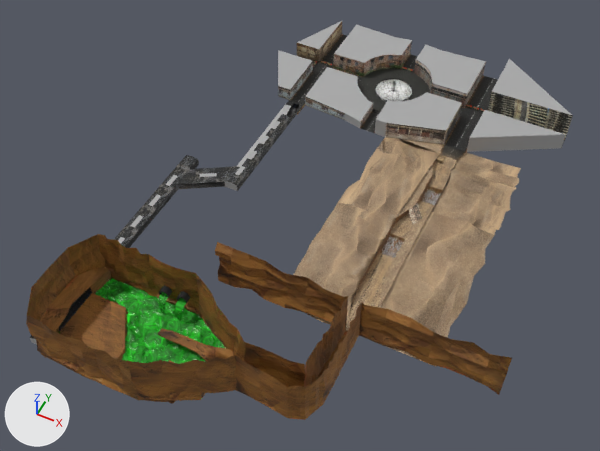
A saved change to the OBJ model MadMetal/Assets/Models/trackv3.obj.
Camera for both pictures: a 50 mm camera at (585.0, -2783.0, 2443.0) aimed at (-388.0, -837.0, 11.0). The lights are fixed; the arrows at lower left show +X, +Y and +Z. Where no turn or scale is listed for an object, it has been applied to the vertices. Vertices at the same position are counted once.
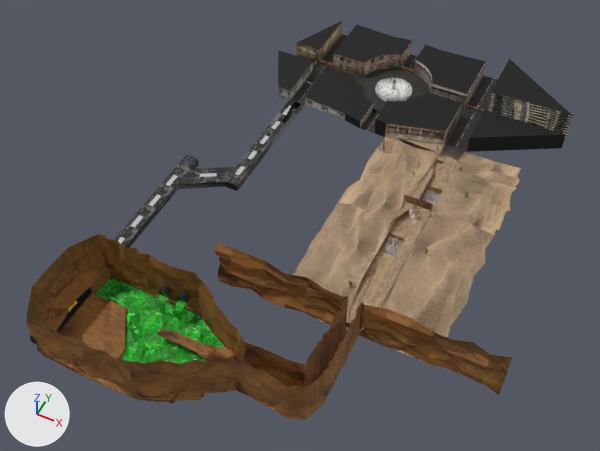
What changed in the scene script:
```text
Change mat_material:
    mat_material.texture: img_broken_building_6_jpg -> img_desert_1_jpg
Change mat_material_none:
    mat_material_none.base_color: (0.398, 0.398, 0.398) -> (0.0, 0.0, 0.0)  # grey #a9a9a9 -> black #000000
Add mat_material_seamless_concrete_texture_arrow_jpg:
    mat_material_seamless_concrete_texture_arrow_jpg = principled_material('Material_seamless_concrete_texture_arrow.jpg')
    mat_material_seamless_concrete_texture_arrow_jpg.texture = img_seamless_concrete_texture_arrow_jpg
    mat_material_seamless_concrete_texture_arrow_jpg.roughness = 0.69
Change me_plane_000:
    remove me_plane_000.from_pydata(...)  # 160 vertices, 128 faces; spans x -462.0..-294.0, y 21.0..189.0, z 0.0..50.0
    remove me_plane_000.materials.append(mat_none_clearcoat_tga)  # picture img_clearcoat_tga
    add me_plane_000.from_pydata(...)  # 128 vertices, 96 faces; spans x -462.0..-294.0, y 21.0..189.0, z 0.0..60.0
    me_plane_000 part 1
    32 vertices are removed from x -462.0..-294.0, y 21.0..189.0, z 7.0
    32 faces are deleted
    96 vertices in x -462.0..-294.0, y 21.0..189.0, z 2.0..50.0 move by (0.0, 0.0, 10.0)
    1 vertex moves within x -462.0, y 105.0, z 0.0
    me_plane_000 part 2: 31 kept faces spanning x -462.0..-294.0, y 21.0..189.0, z 0.0..12.0 get new texture (UV) coordinates
Change me_plane_001:
    remove me_plane_001.from_pydata(...)  # 2742 vertices, 2307 faces; spans x -1013.0..539.0, y -1757.0..400.0, z -51.0..206.0
    add me_plane_001.from_pydata(...)  # 8900 vertices, 6217 faces; spans x -1013.0..539.0, y -1757.0..400.0, z -51.0..206.0
    me_plane_001 part 3: 2 vertices moved within x -50.0..40.0, y -1101.0..-201.0, z 3.0..7.0; 59 vertices removed from x -73.0..57.0, y -1210.0..-134.0, z -15.0..75.0; 6128 vertices added at x -121.0..156.0, y -1682.0..-141.0, z -15.0..97.0
    me_plane_001 part 4: 85 vertices added at x -991.0..-700.0, y -814.0..-43.0, z -30.0..52.0
    me_plane_001 part 5: 2 faces spanning x -1005.0..-720.0, y -1600.0..-650.0, z -30.0..0.0 switch from mat_material_seamless_concrete_texture_jpg (picture img_seamless_concrete_texture_jpg) to mat_material_seamless_concrete_texture_arrow_jpg (picture img_seamless_concrete_texture_arrow_jpg)
    me_plane_001 part 6: 2 faces spanning x -780.0..-760.0, y -650.0..-200.0, z 0.0..5.0 switch from mat_material_none (grey #a9a9a9) to mat_material_seamless_concrete_texture_jpg (picture img_seamless_concrete_texture_jpg)
    remove me_plane_001.materials.append(mat_material_desert_1_jpg)  # picture img_desert_1_jpg
    add me_plane_001.materials.append(mat_material_hitchhikerwarningsign41_jpg)  # picture img_hitchhikerwarningsign41_jpg
    add me_plane_001.materials.append(mat_material_broken_building_6_jpg)  # picture img_broken_building_6_jpg
    add me_plane_001.materials.append(mat_material_cactus_jpg)  # picture img_cactus_jpg
    add me_plane_001.materials.append(mat_material_nuclear_warning_signs_05_vector_8560_jpg)  # picture img_nuclear_warning_signs_05_vector_8560_jpg
    add me_plane_001.materials.append(mat_material_racoon_city_jpg)  # picture img_racoon_city_jpg
    add me_plane_001.materials.append(mat_material_road3_jpg)  # picture img_road3_jpg
    add me_plane_001.materials.append(mat_material_saltwater_croc_warning_sign_jpg)  # picture img_saltwater_croc_warning_sign_jpg
    add me_plane_001.materials.append(mat_material_roap_texture_jpg)  # picture img_roap_texture_jpg
    add me_plane_001.materials.append(mat_material_train_warning_png)  # picture img_train_warning_png
    add me_plane_001.materials.append(mat_material_train_warning_2_jpg)  # picture img_train_warning_2_jpg
    add me_plane_001.materials.append(mat_material_001)  # green #00e700
    add me_plane_001.materials.append(mat_null)  # white #e7e7e7
    add me_plane_001.materials.append(mat_none_leaving_city_sign_tga)  # picture img_leaving_city_sign_tga
    add me_plane_001.materials.append(mat_none_wooden_board_jpg)  # picture img_wooden_board_jpg
```

Pixel boxes (x1, y1, x2, y2) of what changed, in the pictures (600 x 451 px):
'Plane.001', surface changed, recoloured, reshaped (grey to black): (26, 21, 573, 420) in both
'Plane.000', reshaped: before (375, 78, 412, 102); after (375, 77, 412, 102)
part 1 of me_plane_000, cut back: before (375, 78, 412, 101); after (375, 77, 412, 101)
part 2 of me_plane_000, surface changed: before (375, 92, 412, 102); after (375, 89, 412, 102)
part 3 of me_plane_001, built on: before (346, 144, 466, 345); after (346, 144, 469, 345)
part 4 of me_plane_001, added: after (166, 81, 312, 186)
part 5 of me_plane_001, recoloured: (237, 172, 249, 191) in both
part 6 of me_plane_001, recoloured: (237, 104, 289, 167) in both
